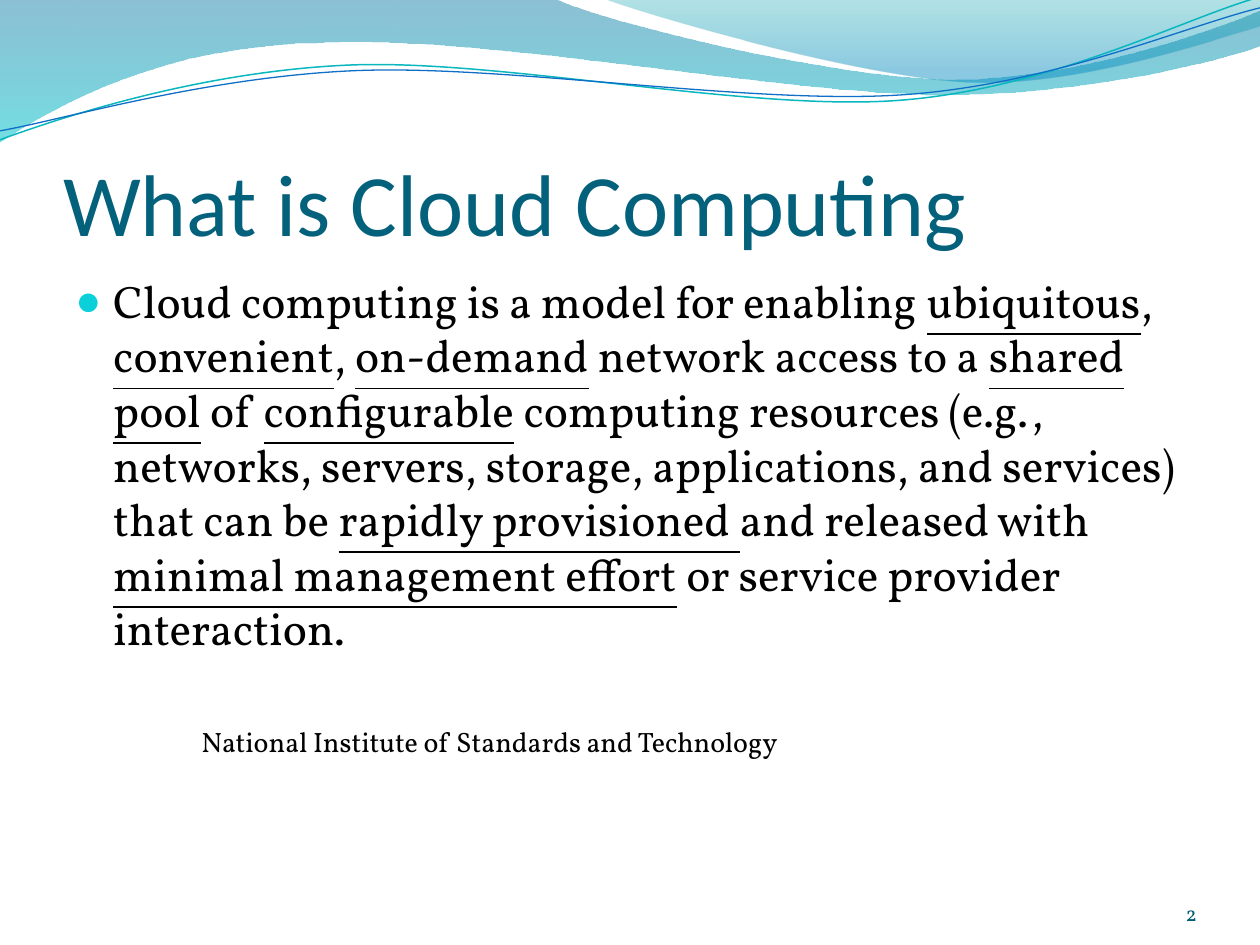
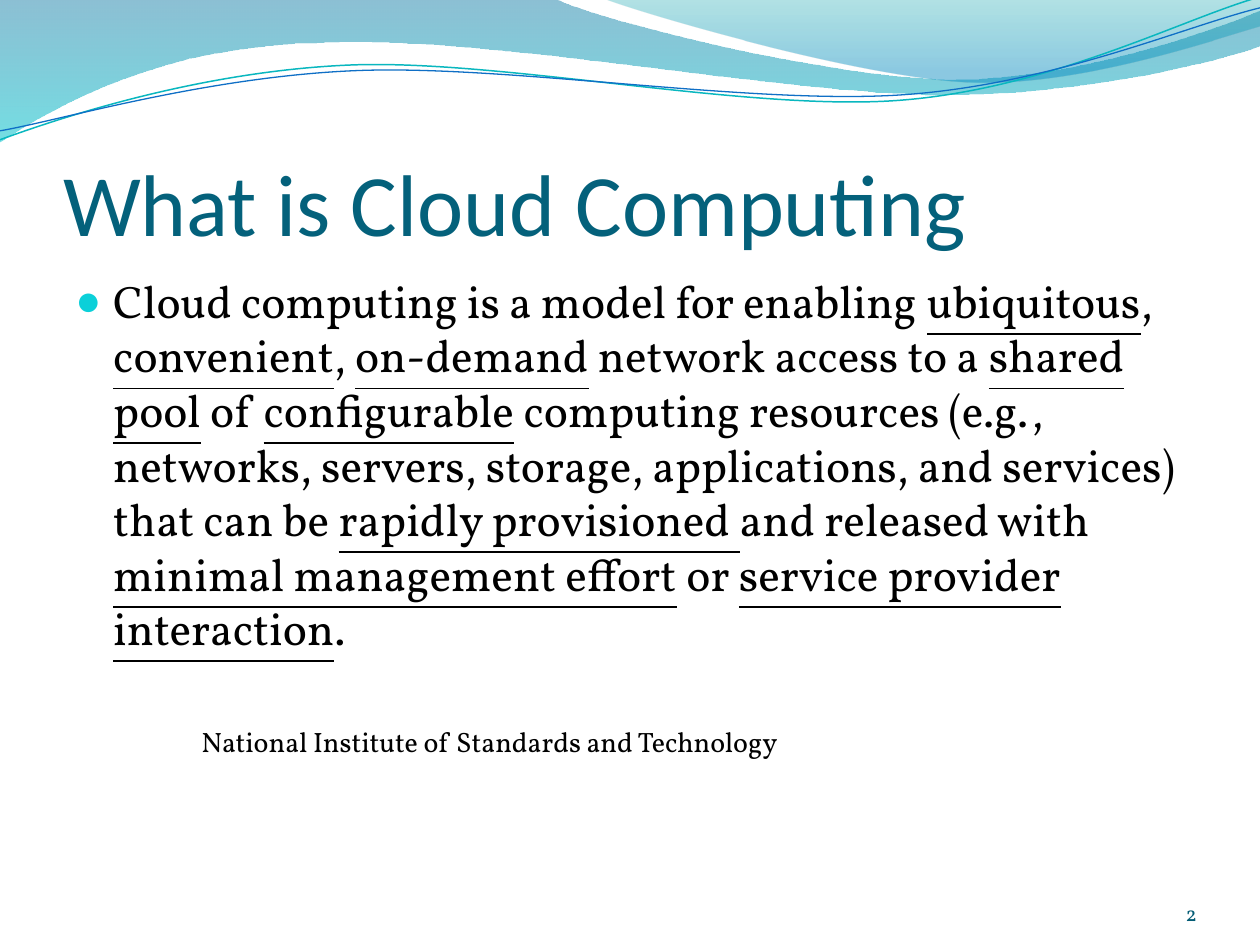
Before and after one commit to ignis01/aws101, a slide deck: slide 2 of cloud101.pptm. Drawn at 1260x945 pixels with LibreOffice and Linux fonts; fonts in the diff are those of the drawing; background and template pictures are left out. Boxes give left, top, right and bottom in pixels: in the first picture for what was removed or moved away, otherwise in the second. Text is boxed around its words. In the diff, an @@ line names an element or a change of style, - is before the commit and + after.

Commit message:
new slides added

```diff
--- a/cloud101.pptm
+++ b/cloud101.pptm
@@ text at bbox=[113, 285, 1174, 662]: underline on in "service provider interaction." @@
```
Also in this commit, not shown: 2 slides added.
